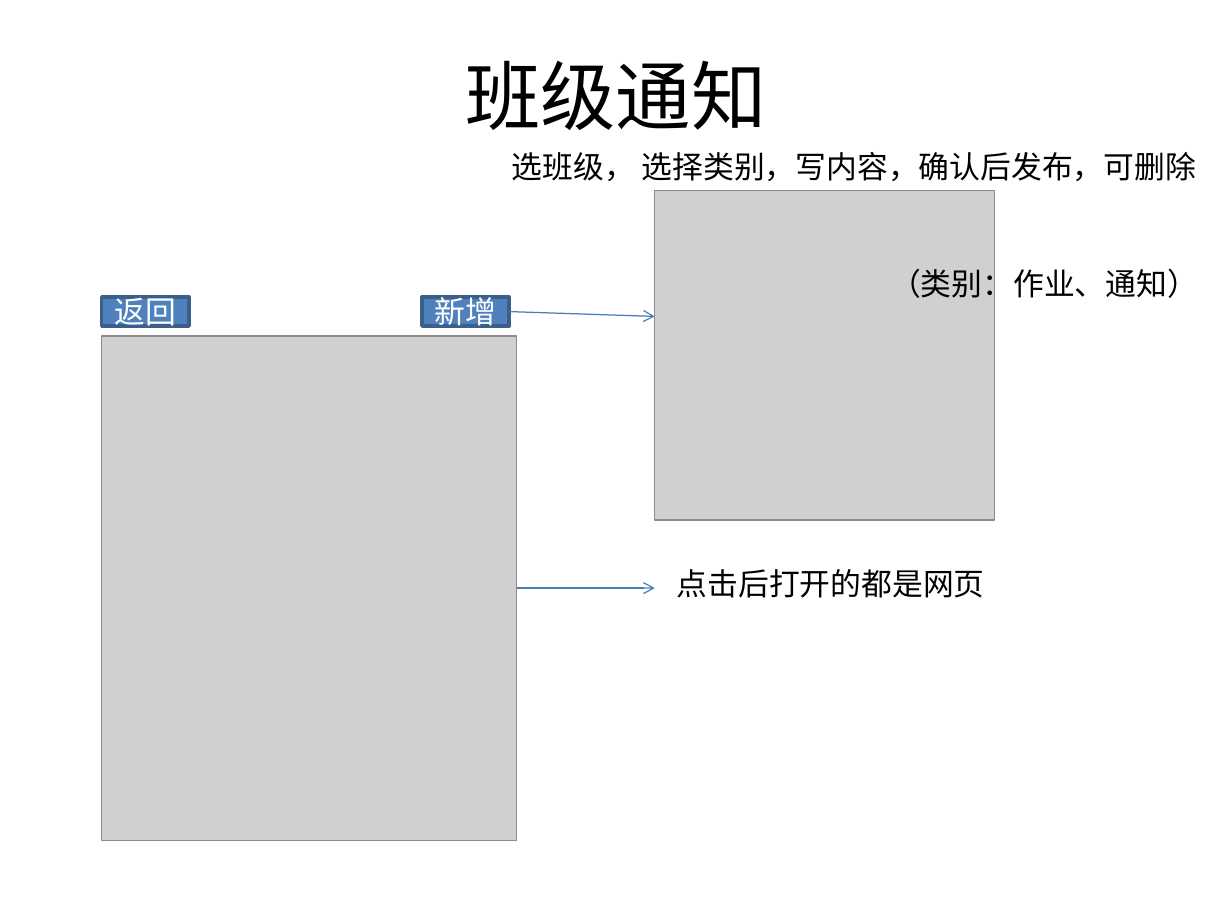
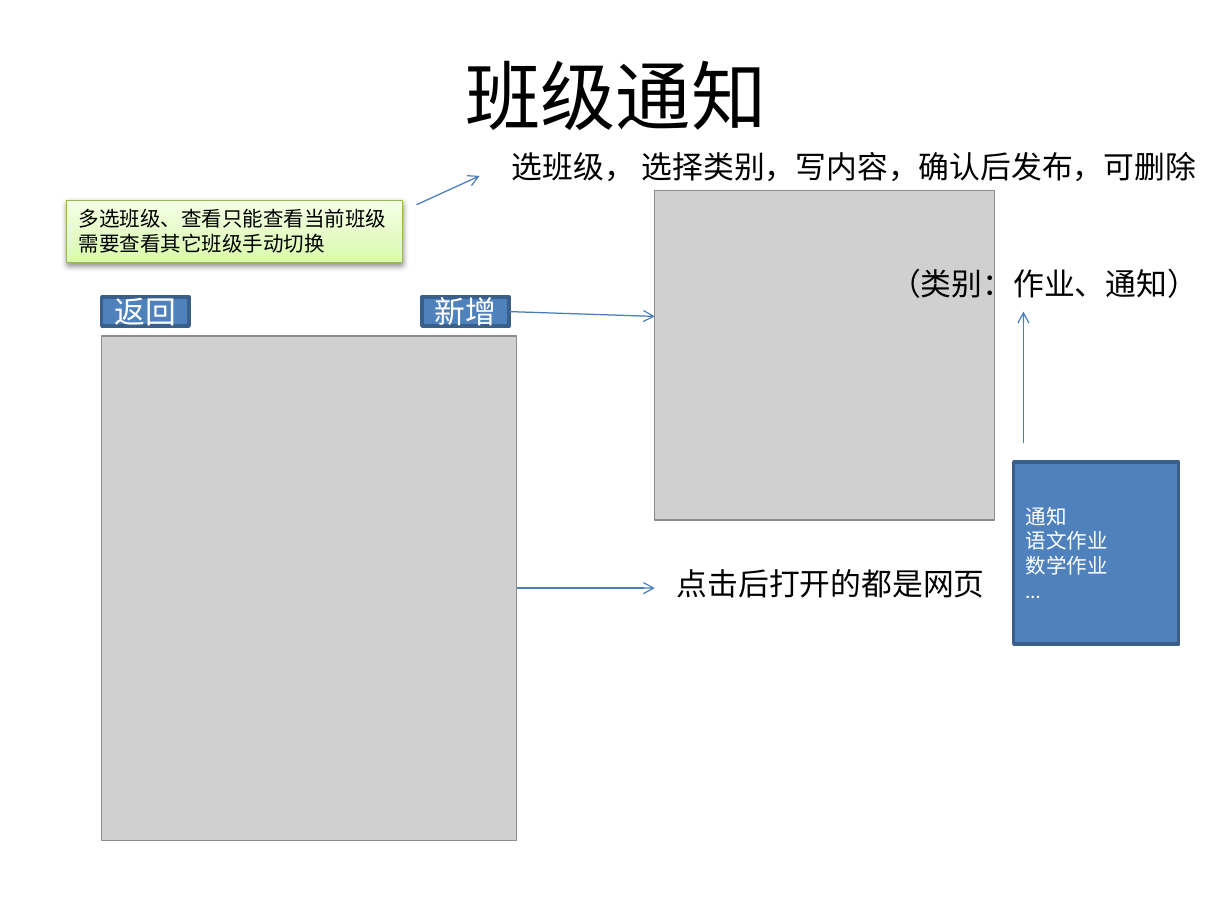
Before and after one commit to cbf107/DataCampus, a slide deck: slide 6 of 数据校园App/数据校园App.pptx. Drawn at 1232x924 pixels with LibreOffice and Linux fonts; fonts in the diff are those of the drawing; grey boxes stand for pictures. Boxes give left, top, right and bottom in pixels: in the first picture for what was removed or moved away, otherwise in the second. Text is boxed around its words. In the diff, an @@ line names an element or a change of style, - is before the commit and + after.

```diff
--- a/数据校园App/数据校园App.pptx
+++ b/数据校园App/数据校园App.pptx
@@ arrow added from (416, 205) to (479, 176), #4B7EBC 0.75 pt @@
@@ rectangle added at box(67, 201, 403, 262), fill gradient #DAFDA7 to #E4FCC2 to #F5FFE7, outline #98B955 0.75 pt, 12 pt, text #000000 @@
+多选班级、查看只能查看当前班级
+需要查看其它班级手动切换
@@ arrow added from (1024, 442) to (1024, 312), #4B7EBC 0.75 pt @@
@@ rectangle added at box(1014, 462, 1179, 644), fill #4F81BD, outline #3A5F8C 2 pt, 12 pt, text #FFFFFF @@
+通知
+语文作业
+数学作业
+…
```
Also in this commit, not shown: 2 other slides changed, 1 slide added.
